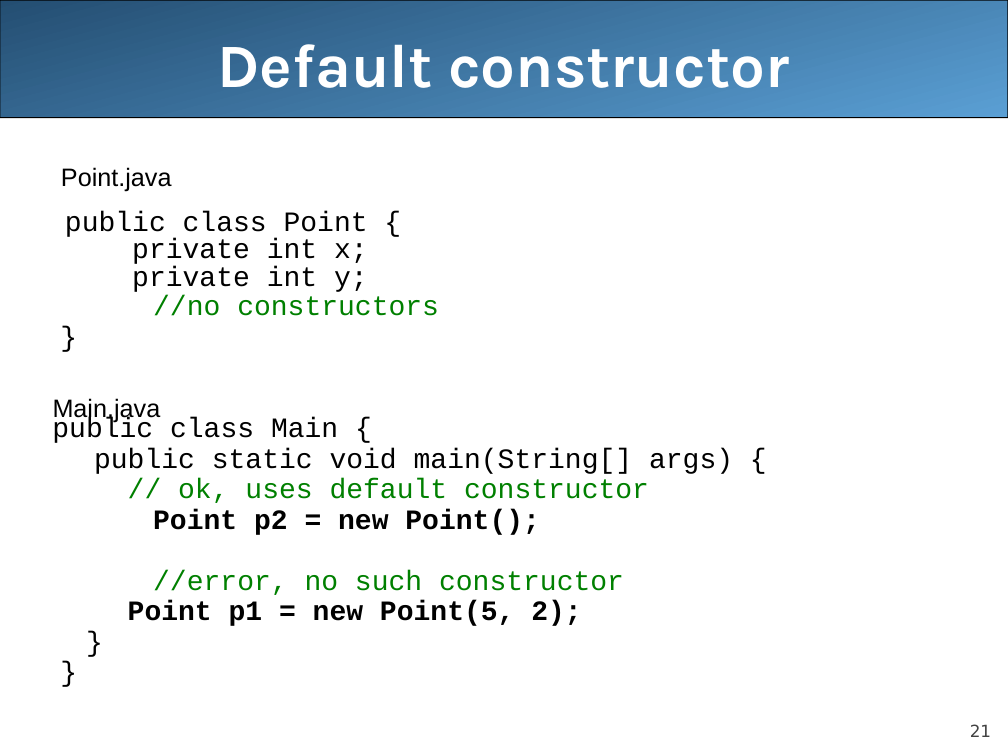
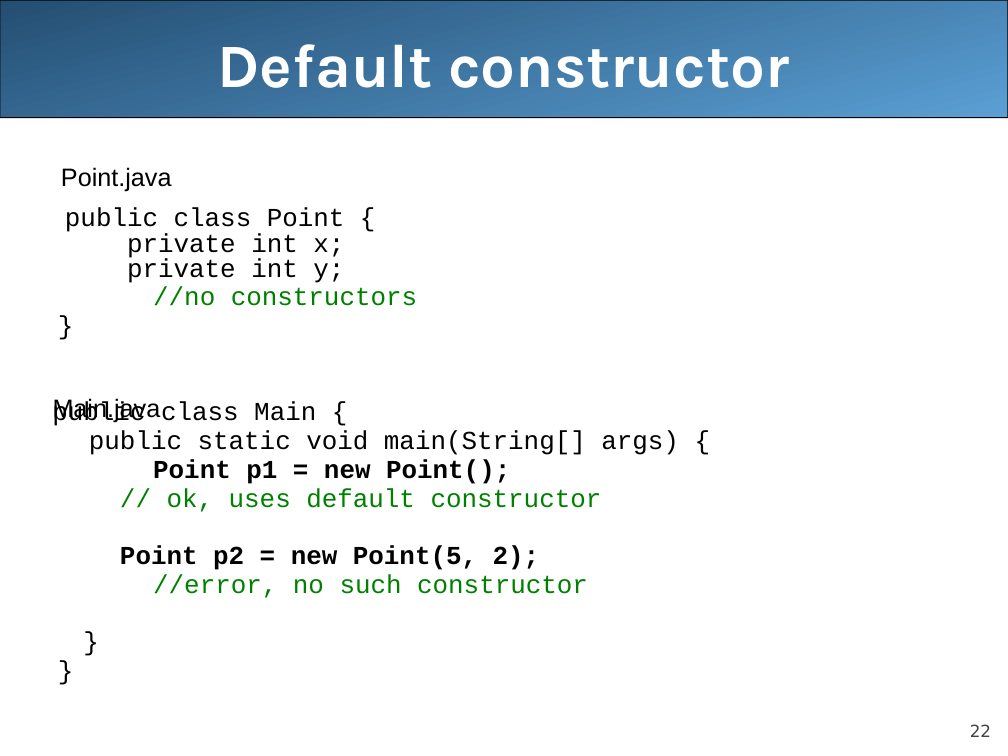
Before and after one commit to LongBaoNguyen/longbaonguyen.github.io, a slide deck: slide 22 of courses/apcsa/lecture13.ppt (slide 21 before the commit). Drawn at 1008x756 pixels with LibreOffice and Linux fonts; fonts in the diff are those of the drawing. Boxes give left, top, right and bottom in pixels: in the first picture for what was removed or moved away, otherwise in the second. Text is boxed around its words. In the diff, an @@ line names an element or a change of style, - is before the commit and + after.

```diff
--- a/courses/apcsa/lecture13.ppt
+++ b/courses/apcsa/lecture13.ppt
@@ text at bbox=[65, 207, 679, 598]: size 20 to 18.5 pt in "public class Point {", "private int x;", "private int y;", "//no constructors" and 7 more places @@
@@ text at bbox=[153, 459, 510, 484]: paragraph added @@
+Point p1 = new Point();
@@ text at bbox=[120, 545, 540, 570]: text changed; size 20 to 18.5 pt @@
-Point p2 = new Point();
+Point p2 = new Point(5, 2);
@@ text at bbox=[128, 601, 581, 626]: paragraph removed @@
-Point p1 = new Point(5, 2);
@@ page number at bbox=[970, 724, 991, 737]: text changed @@
-21
+22
```
Also in this commit, not shown: 12 other slides changed, 1 slide added, 2 other files.
